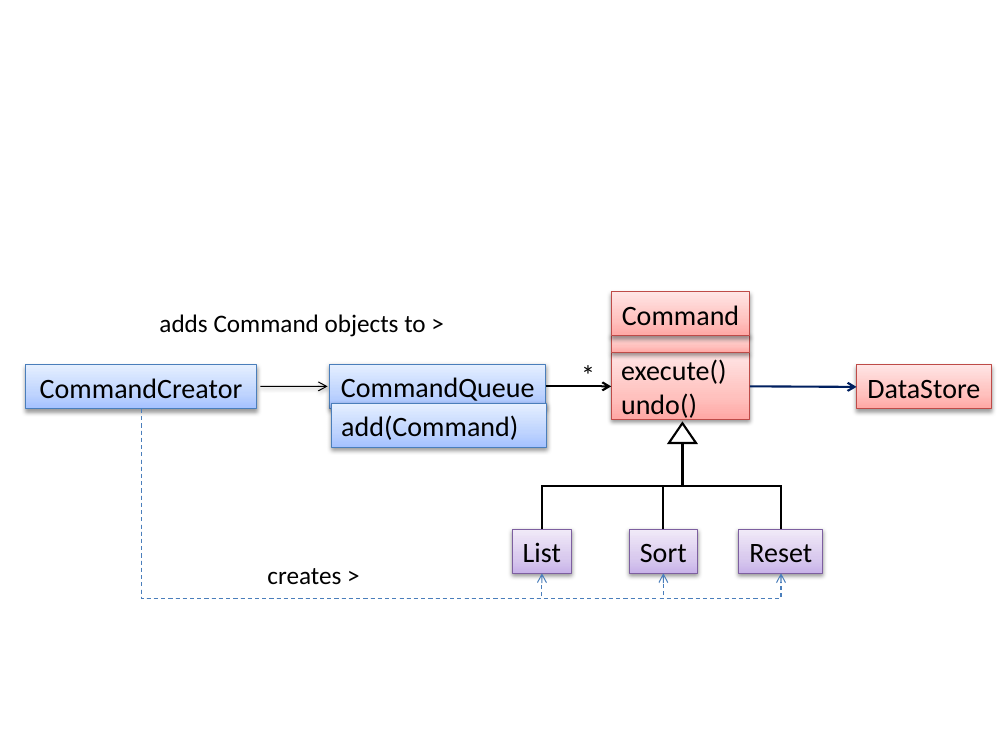
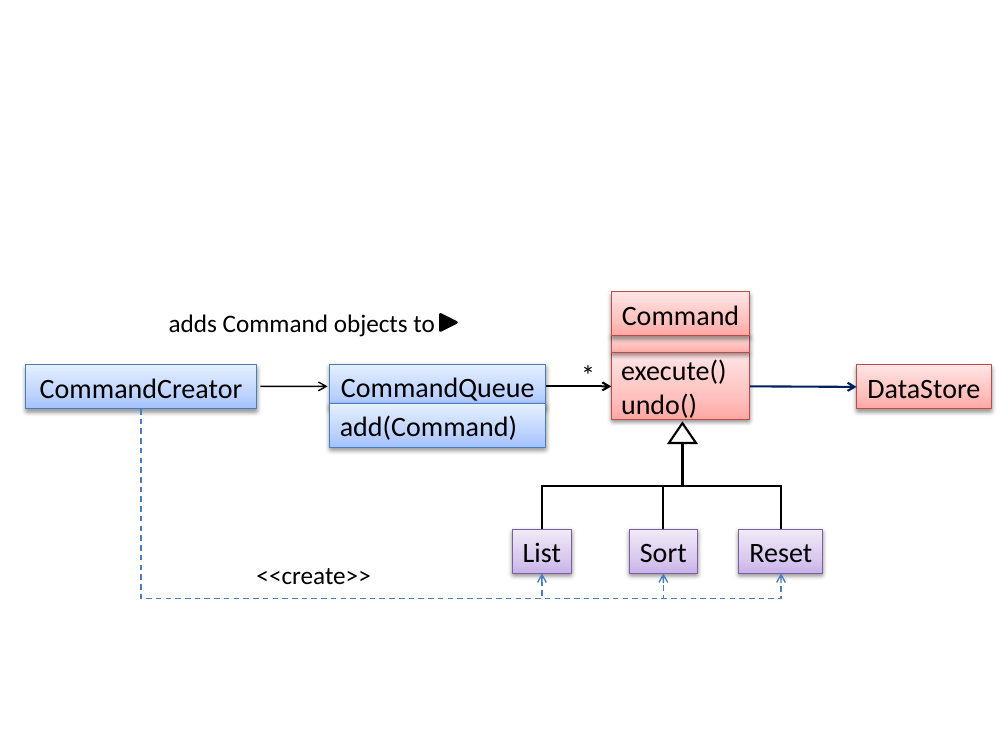
Before and after one commit to se-edu/se-book, a slide deck: slide 1 of diagrams/designPatterns/command/whatItIs/commandCreator.pptx. Drawn at 1008x756 pixels with LibreOffice and Linux fonts; fonts in the diff are those of the drawing. Boxes give left, top, right and bottom in pixels: in the first picture for what was removed or moved away, otherwise in the second. Text is boxed around its words. In the diff, an @@ line names an element or a change of style, - is before the commit and + after.

Commit message:
Add <<create>> in command pattern

```diff
--- a/diagrams/designPatterns/command/whatItIs/commandCreator.pptx
+++ b/diagrams/designPatterns/command/whatItIs/commandCreator.pptx
@@ text at bbox=[169, 314, 434, 337]: text changed @@
-adds Command objects to >
+adds Command objects to
@@ triangle added at bbox=[440, 314, 457, 331], fill #000000, outline #000000 2 pt @@
@@ arrow (328, 386) - (260, 386): stroke #000000 0.75 pt to #000000 1 pt @@
@@ elbow arrow (141, 409) - (542, 574): stroke #4B7EBC 0.75 pt dashed to #4B7EBC 1 pt dashed @@
@@ elbow arrow (141, 409) - (781, 574): stroke #4B7EBC 0.75 pt dashed to #4B7EBC 1 pt dashed @@
@@ elbow arrow (141, 409) - (663, 574): stroke #4B7EBC 0.75 pt dashed to #4B7EBC 1 pt dashed @@
@@ text at bbox=[256, 568, 370, 585]: text changed @@
-creates >
+<<create>>
```
Also in this commit, not shown: 3 other files.
